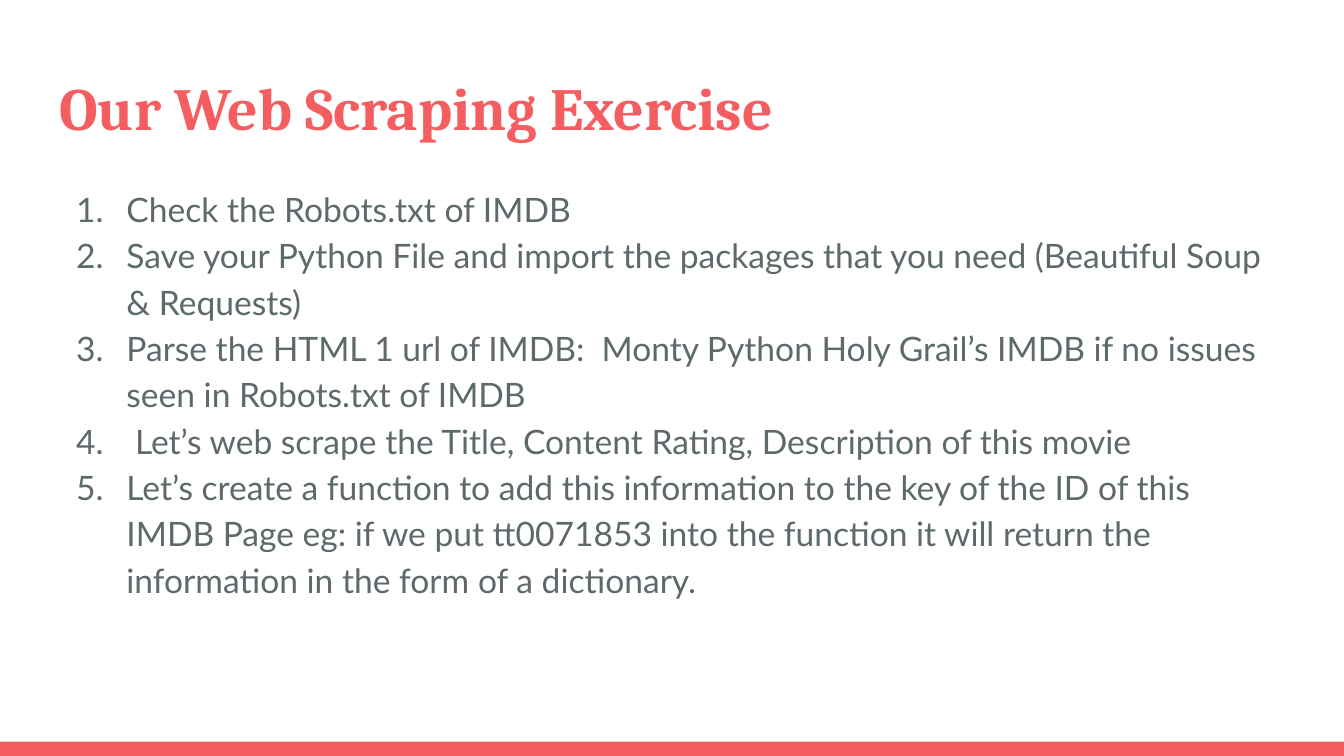
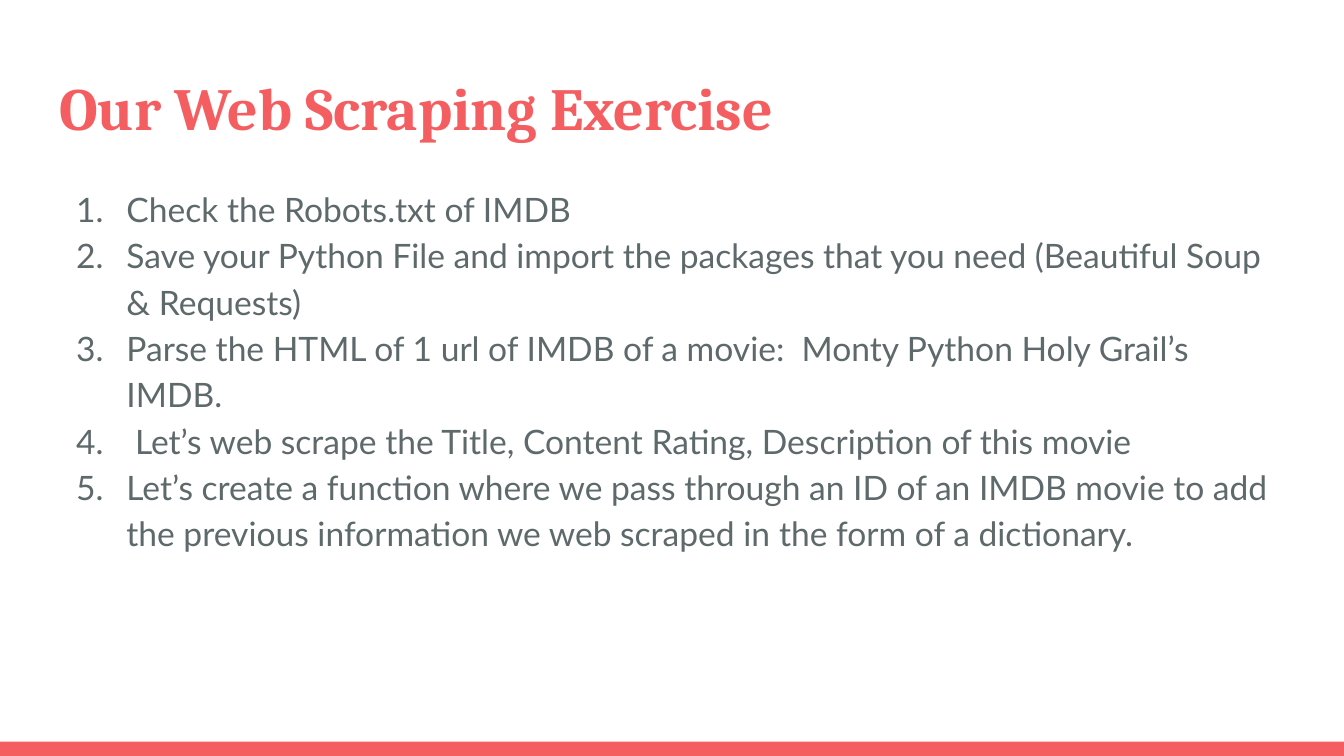
Before and after one commit to monipip3/wwcdc, a slide deck: slide 6 of webscraping/WWCDC_Beautiful Soup.pptx (slide 5 before the commit). Drawn at 1344x756 pixels with LibreOffice and Linux fonts; fonts in the diff are those of the drawing. Boxes give left, top, right and bottom in pixels: in the first picture for what was removed or moved away, otherwise in the second. Text is boxed around its words. In the diff, an @@ line names an element or a change of style, - is before the commit and + after.

Commit message:
updated

```diff
--- a/webscraping/WWCDC_Beautiful Soup.pptx
+++ b/webscraping/WWCDC_Beautiful Soup.pptx
@@ text at <box>126,335,1189,407</box>: text changed @@
-3. Parse the HTML 1 url of IMDB: Monty Python Holy Grail’s IMDB if no issues seen in Robots.txt of IMDB
+3. Parse the HTML of 1 url of IMDB of a movie: Monty Python Holy Grail’s IMDB.
@@ text at <box>126,474,1267,552</box>: text changed @@
-5. Let’s create a function to add this information to the key of the ID of this IMDB Page eg: if we put tt0071853 into the function it will return the information in the form of a dictionary.
+5. Let’s create a function where we pass through an ID of an IMDB movie to add the previous information we web scraped in the form of a dictionary.
```
Also in this commit, not shown: 2 slides added.
